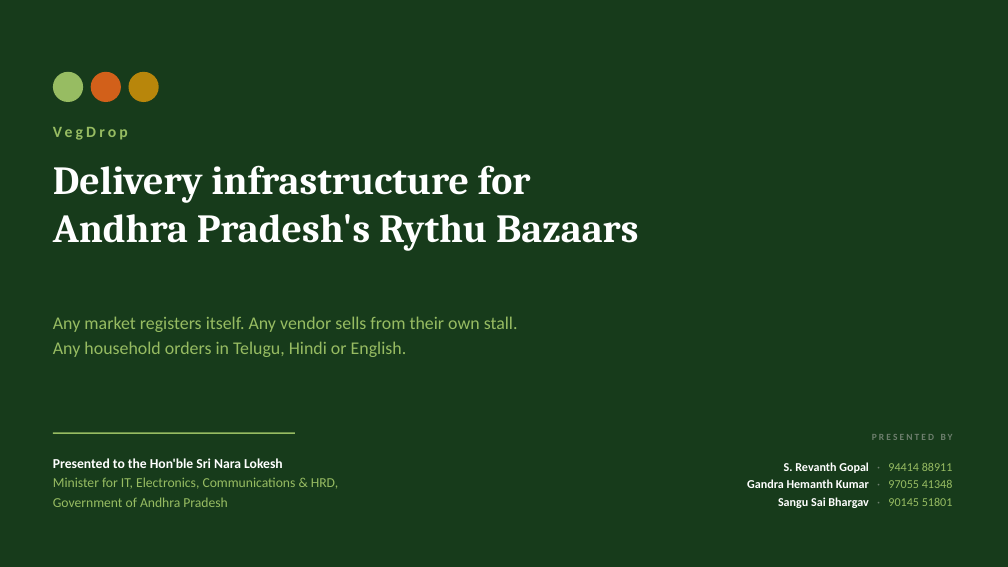
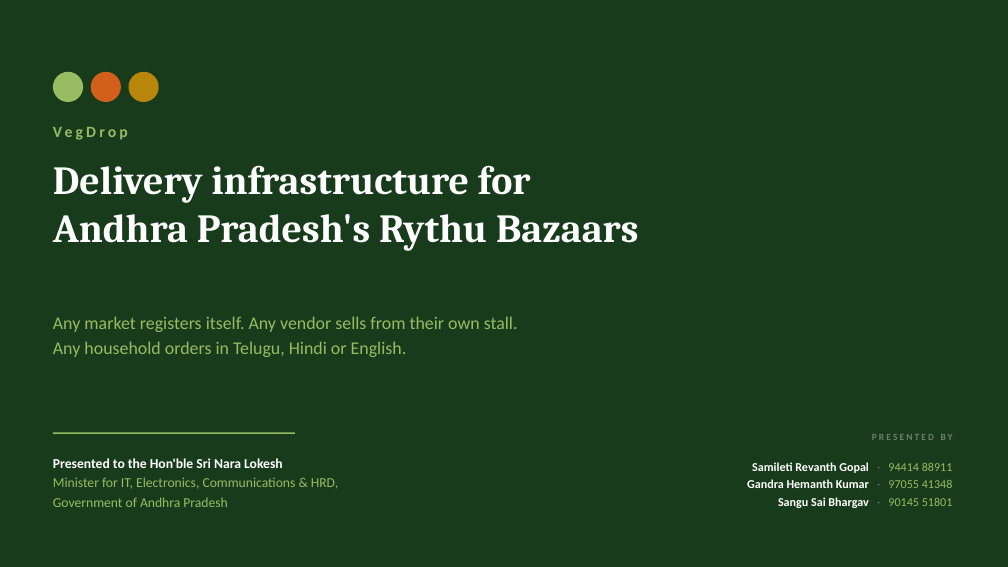
Before and after one commit to devgooty/vegdrop-app, a slide deck: slide 1 of VegDrop-Nara-Lokesh-Deck.pptx. Drawn at 1008x567 pixels with LibreOffice and Linux fonts; fonts in the diff are those of the drawing. Boxes give left, top, right and bottom in pixels: in the first picture for what was removed or moved away, otherwise in the second. Text is boxed around its words. In the diff, an @@ line names an element or a change of style, - is before the commit and + after.

```diff
--- a/VegDrop-Nara-Lokesh-Deck.pptx
+++ b/VegDrop-Nara-Lokesh-Deck.pptx
@@ text at (x1=752, y1=462, x2=953, y2=473): text changed @@
-S. Revanth Gopal · 94414 88911
+Samileti Revanth Gopal · 94414 88911
```
Also in this commit, not shown: 1 other slide changed, 1 other file.
